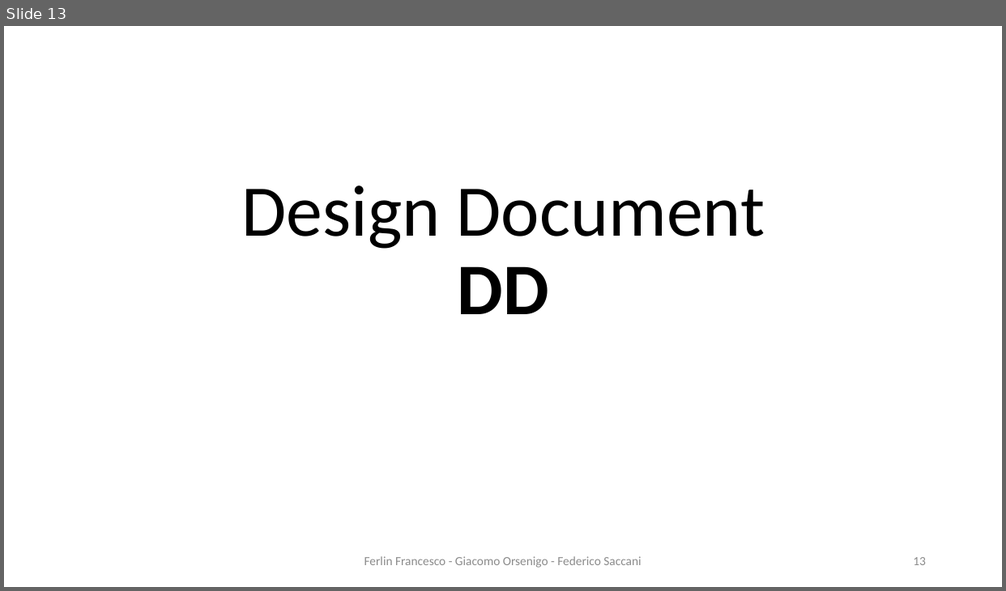
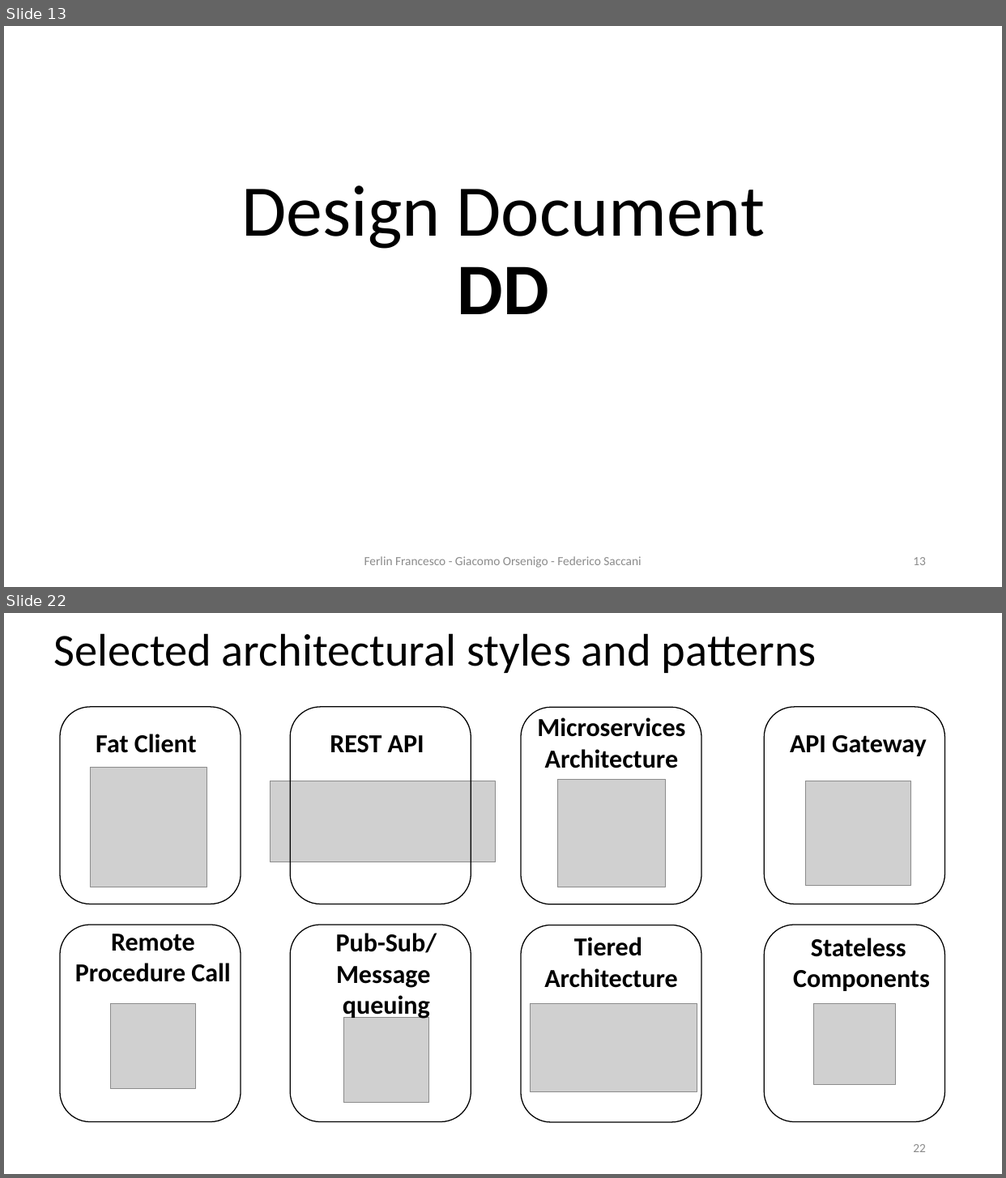
Before and after one commit to Furrrlo/CodeKataBattle, a slide deck: presentation/Presentation - Ferlin Orsenigo Saccani.pptx. Shown one above the other, each under a label of ours: slide 13 before the commit, slides 13 and 22 after it; the slides between them are not shown. The pictures are 1006x591 and 1006x1178 pixels, drawn with LibreOffice and Linux fonts; fonts in the diff are those of the drawing; grey boxes stand for pictures; background and template pictures are left out. Boxes give left, top, right and bottom in pixels: in the first picture for what was removed or moved away, otherwise in the second. Text is boxed around its words. In the diff, an @@ line names an element or a change of style, - is before the commit and + after.

```diff
--- a/presentation/Presentation - Ferlin Orsenigo Saccani.pptx
+++ b/presentation/Presentation - Ferlin Orsenigo Saccani.pptx
@@ slide 22 added at (x1=4, y1=613, x2=1002, y2=1174), background #FFFFFF @@
@@ title added at (x1=53, y1=633, x2=816, y2=673), 44 pt, text #000000 @@
+Selected architectural styles and patterns
@@ rounded rectangle added at (x1=60, y1=707, x2=241, y2=905), outline #000000 1 pt @@
@@ rounded rectangle added at (x1=290, y1=707, x2=471, y2=905), outline #000000 1 pt @@
@@ rounded rectangle added at (x1=521, y1=707, x2=701, y2=905), outline #000000 1 pt @@
@@ rounded rectangle added at (x1=765, y1=707, x2=945, y2=905), outline #000000 1 pt @@
@@ text added at (x1=96, y1=734, x2=197, y2=753), 25 pt, text #000000, bold @@
+Fat Client
@@ text added at (x1=537, y1=717, x2=685, y2=769), 25 pt, text #000000, bold @@
+Microservices Architecture
@@ text added at (x1=330, y1=735, x2=424, y2=753), 25 pt, text #000000, bold @@
+REST API
@@ text added at (x1=790, y1=735, x2=927, y2=756), 25 pt, text #000000, bold @@
+API Gateway
@@ picture added at (x1=90, y1=768, x2=206, y2=888) @@
@@ picture added at (x1=270, y1=781, x2=495, y2=862) @@
@@ picture added at (x1=558, y1=779, x2=666, y2=887) @@
@@ picture added at (x1=806, y1=781, x2=910, y2=885) @@
@@ rounded rectangle added at (x1=60, y1=925, x2=241, y2=1122), outline #000000 1 pt @@
@@ rounded rectangle added at (x1=290, y1=925, x2=471, y2=1122), outline #000000 1 pt @@
@@ rounded rectangle added at (x1=521, y1=925, x2=701, y2=1122), outline #000000 1 pt @@
@@ rounded rectangle added at (x1=765, y1=925, x2=945, y2=1122), outline #000000 1 pt @@
@@ text added at (x1=75, y1=934, x2=230, y2=982), 25 pt, text #000000, bold @@
+Remote Procedure Call
@@ text added at (x1=336, y1=933, x2=437, y2=1020), 25 pt, text #000000, bold @@
+Pub-Sub/
+Message
+queuing
@@ text added at (x1=544, y1=937, x2=677, y2=988), 25 pt, text #000000, bold @@
+Tiered
+Architecture
@@ text added at (x1=793, y1=938, x2=930, y2=991), 25 pt, text #000000, bold @@
+Stateless
+Components
@@ picture added at (x1=110, y1=1003, x2=196, y2=1089) @@
@@ picture added at (x1=344, y1=1017, x2=429, y2=1102) @@
@@ picture added at (x1=530, y1=1003, x2=697, y2=1093) @@
@@ picture added at (x1=814, y1=1003, x2=895, y2=1084) @@
@@ page number added at (x1=913, y1=1144, x2=926, y2=1152), 12 pt, text #8C8C8C @@
+22
```
Also in this commit, not shown: 11 other slides added, 30 other files.
